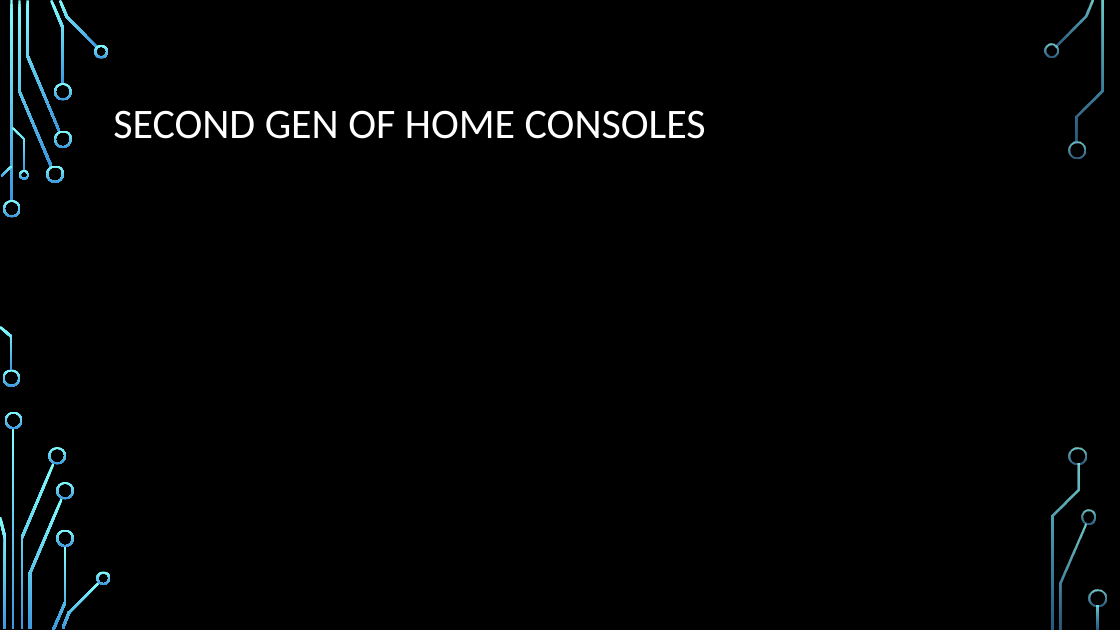
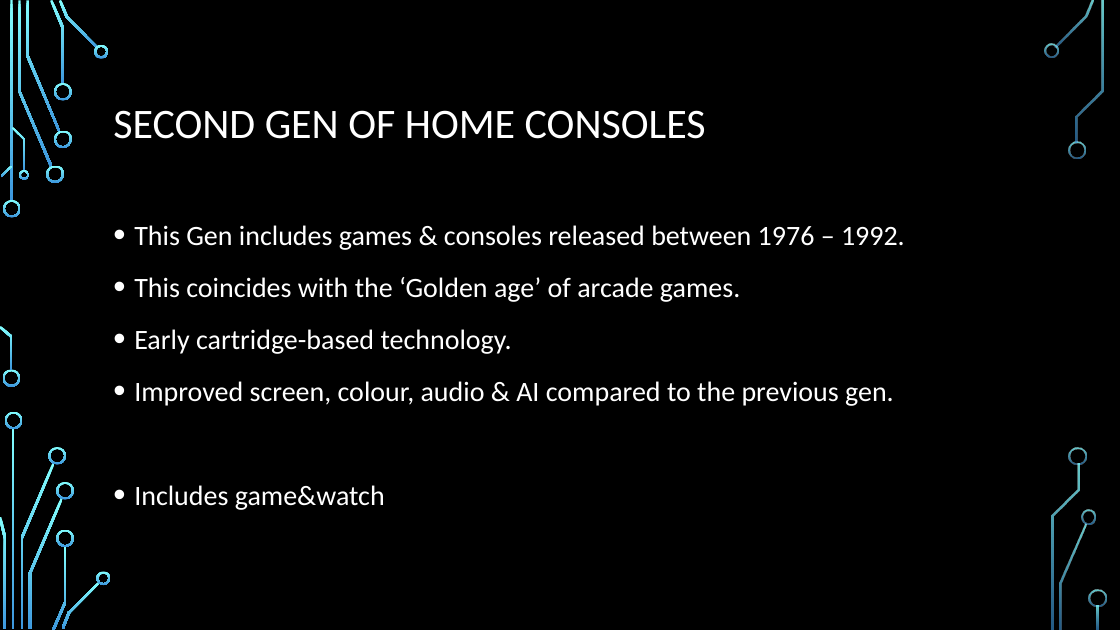
Before and after one commit to Stampard0/Assessments, a slide deck: slide 7 of Informational Technology (Game Design)/Part 1 Redo/Cluster - Introduction to Game Design/AT04/AT04 Video Game History By Richard Pountney.pptx. Drawn at 1120x630 pixels with LibreOffice and Linux fonts; fonts in the diff are those of the drawing; background and template pictures are left out. Boxes give left, top, right and bottom in pixels: in the first picture for what was removed or moved away, otherwise in the second. Text is boxed around its words. In the diff, an @@ line names an element or a change of style, - is before the commit and + after.

```diff
--- a/Informational Technology (Game Design)/Part 1 Redo/Cluster - Introduction to Game Design/AT04/AT04 Video Game History By Richard Pountney.pptx
+++ b/Informational Technology (Game Design)/Part 1 Redo/Cluster - Introduction to Game Design/AT04/AT04 Video Game History By Richard Pountney.pptx
@@ text added at [134,225,905,510], 24 pt, text #FFFFFF @@
+• This Gen includes games & consoles released between 1976 – 1992.
+• This coincides with the ‘Golden age’ of arcade games.
+• Early cartridge-based technology.
+• Improved screen, colour, audio & AI compared to the previous gen.
+• Includes game&watch
```
Also in this commit, not shown: 4 other slides changed, 9 slides added, 6 slides removed.
